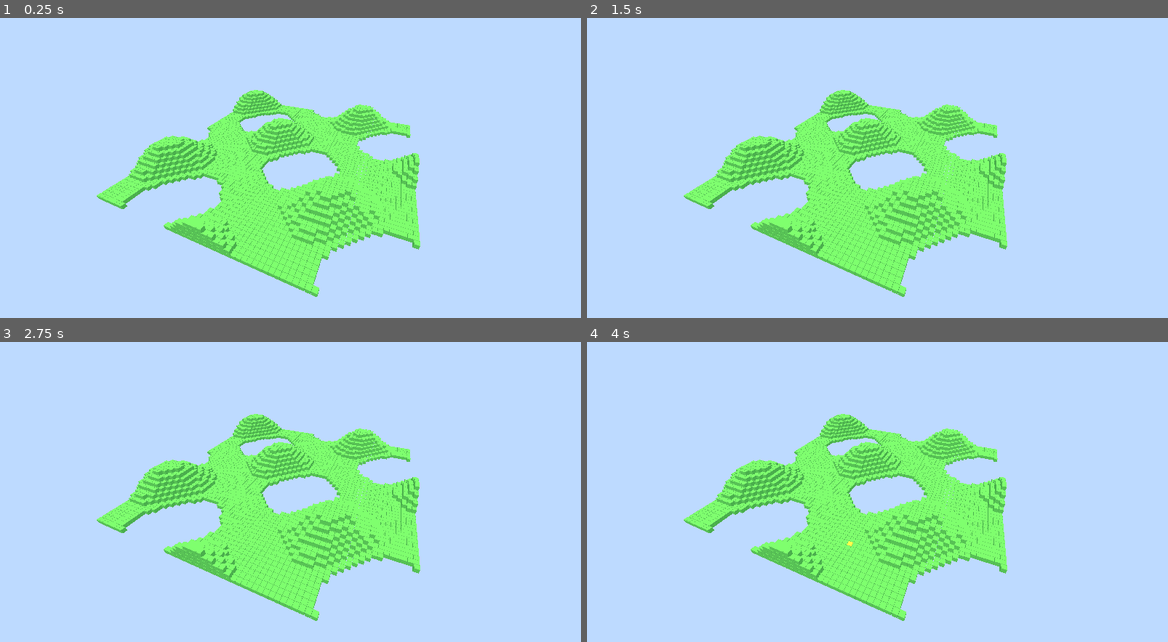
Above: before the commit, frames 1-4 (two rows, left to right).
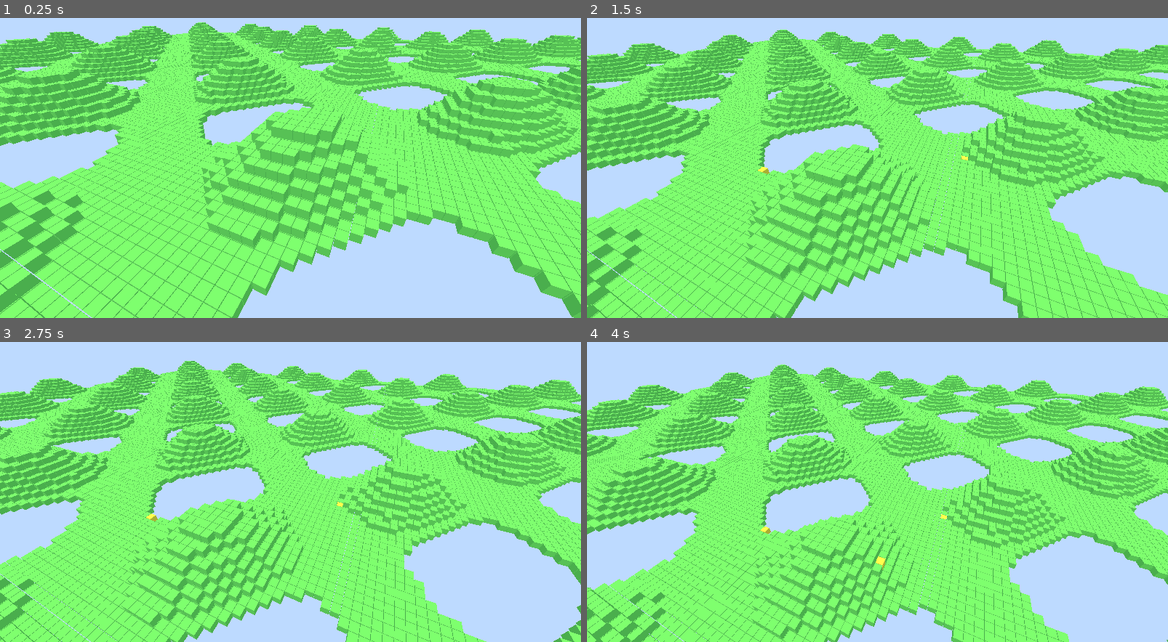
Above: after the commit, the same moments.

Repository: raegar/rightersblocks
Game: Godot game, scene res://main.tscn
Same seed, same stepped clock (60 frames per second), same inputs: the game is played once before the commit and once after it.
Inputs (mouse positions are in pixels of both pictures, inside the frame that each line leads up to):
- Up to frame 1 (0.25 s): no input
- Up to frame 2 (1.5 s): tap Enter at 0.5 s; move the mouse to (1005, 138) at 0.52 s; hold Right (ui_right) 0.53-1.25 s; hold E 0.53-1.25 s; click (1005, 138) at 0.67 s; tap Q at 0.8 s; drag from (761, 171) to (848, 219) at 1.27 s
- Up to frame 3 (2.75 s): tap Space at 2 s; move the mouse to (348, 408) at 2.02 s; hold Right (ui_right) from 2.03 s (still down); hold E from 2.03 s (still down); tap Q at 2.3 s
- Up to frame 4 (4 s): release Right (ui_right) at 2.75 s; release E at 2.75 s; drag from (848, 543) to (703, 429) at 2.77 s; tap Enter at 3.5 s; move the mouse to (1051, 528) at 3.52 s; hold Left (ui_left) from 3.53 s (still down); hold E from 3.53 s (still down); tap Q at 3.8 s

The runs differ from the first frame. In frame 1, 70% of the frame differs, in the area x 0-100%, y 1-100%; in frame 2, 67%; in frame 3, 64%; in frame 4, 61%.

Commit message:
Added movement controls and improved camera

Diff:
--- a/block_manager.gd
+++ b/block_manager.gd
@@ -1,7 +1,8 @@
 # block_manager.gd
 extends Node3D
 
-const CHUNK_SIZE := 64
+const CHUNK_SIZE := 256
+const MAX_BLOCKS := 131072
 const MAX_HITS := 3
 const BLOCK_COLORS := [
 	Color(0.4, 0.8, 0.3),  # 0 hits  - healthy green
@@ -11,26 +12,19 @@
 
 # Vector3i -> BlockState
 var block_data: Dictionary = {}
-# Vector3i -> StaticBody3D
-var _colliders: Dictionary = {}
 
 var _multimesh: MultiMesh
 var _mmi: MultiMeshInstance3D
+var _free_slots: Array[int] = []
 
 class BlockState:
 	var hits: int = 0
-	var instance_index: int = -1  # index into the MultiMesh buffer
+	var instance_index: int = -1
 
 
 func _ready() -> void:
 	_setup_multimesh()
-	_generate_flat_landscape()
-	_build_colliders()
-
-
-const MAX_BLOCKS := 8192
-
-var _free_slots: Array[int] = []
+	_generate_landscape()
 
 
 func _setup_multimesh() -> void:
@@ -41,11 +35,10 @@
 	_multimesh.transform_format = MultiMesh.TRANSFORM_3D
 	_multimesh.use_custom_data = true
 	_multimesh.mesh = _make_box_mesh()
-	_multimesh.instance_count = MAX_BLOCKS  # allocate once, never resize
+	_multimesh.instance_count = MAX_BLOCKS
 
 	_mmi.multimesh = _multimesh
 
-	# Hide all slots by default
 	for i in MAX_BLOCKS:
 		_hide_slot(i)
 		_free_slots.append(i)
@@ -67,6 +60,12 @@
 	_multimesh.mesh.surface_set_material(0, mat)
 
 
+func _make_box_mesh() -> BoxMesh:
+	var mesh := BoxMesh.new()
+	mesh.size = Vector3(0.95, 0.95, 0.95)
+	return mesh
+
+
 func _hide_slot(idx: int) -> void:
 	_multimesh.set_instance_transform(
 		idx,
@@ -74,23 +73,16 @@
 	)
 	_multimesh.set_instance_custom_data(idx, Color(0, 0, 0, 0))
 
-func _make_box_mesh() -> BoxMesh:
-	var mesh := BoxMesh.new()
-	mesh.size = Vector3(0.95, 0.95, 0.95)
-	return mesh
 
-
-func _generate_flat_landscape() -> void:
+func _generate_landscape() -> void:
 	var coords: Array[Vector3i] = []
 	for x in range(CHUNK_SIZE):
 		for z in range(CHUNK_SIZE):
-			# Simple noise-style height using sine waves
 			var height := int(
 				sin(x * 0.3) * 2.0 +
 				sin(z * 0.3) * 2.0 +
 				sin(x * 0.15 + z * 0.15) * 3.0
 			)
-			# Fill vertically so there are no floating blocks
 			for y in range(height + 1):
 				coords.append(Vector3i(x, y, z))
 	_allocate_instances(coords)
@@ -102,7 +94,6 @@
 	if block_data.has(coord):
 		return
 	_allocate_instances([coord])
-	_add_collider(coord)
 
 
 func hit_block(coord: Vector3i) -> void:
@@ -122,13 +113,8 @@
 		return
 	var state: BlockState = block_data[coord]
 	_hide_slot(state.instance_index)
-	_free_slots.append(state.instance_index)  # return slot for reuse
+	_free_slots.append(state.instance_index)
 	block_data.erase(coord)
-
-	if _colliders.has(coord):
-		_colliders[coord].queue_free()
-		_colliders.erase(coord)
-
 	print("Block %s removed" % coord)
 
 
@@ -138,31 +124,11 @@
 
 # --- Internal helpers ---
 
-func _build_colliders() -> void:
-	for coord in block_data.keys():
-		_add_collider(coord)
-
-
-func _add_collider(coord: Vector3i) -> void:
-	var body := StaticBody3D.new()
-	body.name = "col_%d_%d_%d" % [coord.x, coord.y, coord.z]
-	body.position = Vector3(coord)
-	body.set_meta("grid_coord", coord)
-
-	var shape := CollisionShape3D.new()
-	shape.shape = BoxShape3D.new()
-	body.add_child(shape)
-	add_child(body)
-
-	_colliders[coord] = body
-
-
 func _allocate_instances(coords: Array[Vector3i]) -> void:
 	for coord in coords:
 		if _free_slots.is_empty():
 			push_error("No free MultiMesh slots remaining!")
 			return
-
 		var idx: int = _free_slots.pop_back()
 		var state := BlockState.new()
 		state.instance_index = idx
--- a/main.gd
+++ b/main.gd
@@ -4,16 +4,23 @@
 @onready var block_manager: Node3D = $BlockManager
 @onready var camera: Camera3D = $Camera3D
 
+
+
 var _orbit_angle_h := 0.4   # radians horizontal
 var _orbit_angle_v := 0.6   # radians vertical
-var _orbit_distance := 60.0
-var _orbit_target := Vector3(32, 0, 32)
+var _orbit_distance := 0.0
+var _orbit_target := Vector3.ZERO
 
 var _is_dragging := false
 var _last_mouse := Vector2.ZERO
 
+var _fly_speed := 10.0
+var _velocity := Vector3.ZERO
 
 func _ready() -> void:
+	var centre : float = block_manager.CHUNK_SIZE / 2.0
+	_orbit_distance = block_manager.CHUNK_SIZE * 0.1
+	_orbit_target = Vector3(centre, 0, centre)
 	_update_camera()
 
 
@@ -43,31 +50,50 @@
 				if event.pressed:
 					_raycast_block(event.position, true)
 
+func _process(delta: float) -> void:
+	var input := Vector3.ZERO
+
+	if Input.is_action_pressed("ui_up") or Input.is_key_pressed(KEY_W):
+		input.z -= 1
+	if Input.is_action_pressed("ui_down") or Input.is_key_pressed(KEY_S):
+		input.z += 1
+	if Input.is_action_pressed("ui_left") or Input.is_key_pressed(KEY_A):
+		input.x -= 1
+	if Input.is_action_pressed("ui_right") or Input.is_key_pressed(KEY_D):
+		input.x += 1
+	if Input.is_key_pressed(KEY_E):
+		input.y += 1
+	if Input.is_key_pressed(KEY_Q):
+		input.y -= 1
+
+	if input != Vector3.ZERO:
+		# Move relative to camera's horizontal orientation
+		var basis := Basis(Vector3.UP, _orbit_angle_h)
+		_orbit_target += basis * input.normalized() * _fly_speed * delta
+		_update_camera()
 
 func _raycast_block(screen_pos: Vector2, place_mode: bool) -> void:
 	var origin := camera.project_ray_origin(screen_pos)
-	var direction := camera.project_ray_normal(screen_pos)
+	var direction := camera.project_ray_normal(screen_pos).normalized()
 
-	var space := get_world_3d().direct_space_state
-	var query := PhysicsRayQueryParameters3D.create(origin, origin + direction * 50.0)
-	var result := space.intersect_ray(query)
+	var step_size := 0.25
+	var max_distance := 100.0
+	var prev_coord: Vector3i = Vector3i(-9999, -9999, -9999)
+	var distance := 0.0
 
-	if result.is_empty():
-		return
+	while distance < max_distance:
+		var sample := origin + direction * distance
+		var coord: Vector3i = block_manager.world_to_grid(sample)
 
-	var collider = result["collider"]
-	if not collider.has_meta("grid_coord"):
-		return
+		if block_manager.block_data.has(coord):
+			if place_mode:
+				block_manager.place_block(prev_coord)
+			else:
+				block_manager.hit_block(coord)
+			return
 
-	var coord: Vector3i = collider.get_meta("grid_coord")
-	var normal: Vector3 = result["normal"]
-
-	if place_mode:
-		var offset := Vector3i(roundi(normal.x), roundi(normal.y), roundi(normal.z))
-		var place_coord: Vector3i = coord + offset
-		block_manager.place_block(place_coord)
-	else:
-		block_manager.hit_block(coord)
+		prev_coord = coord
+		distance += step_size
 
 
 func _update_camera() -> void:
Not shown, added: main.tscn9481772792.tmp
Not shown, added: main.tscn9495294997.tmp
